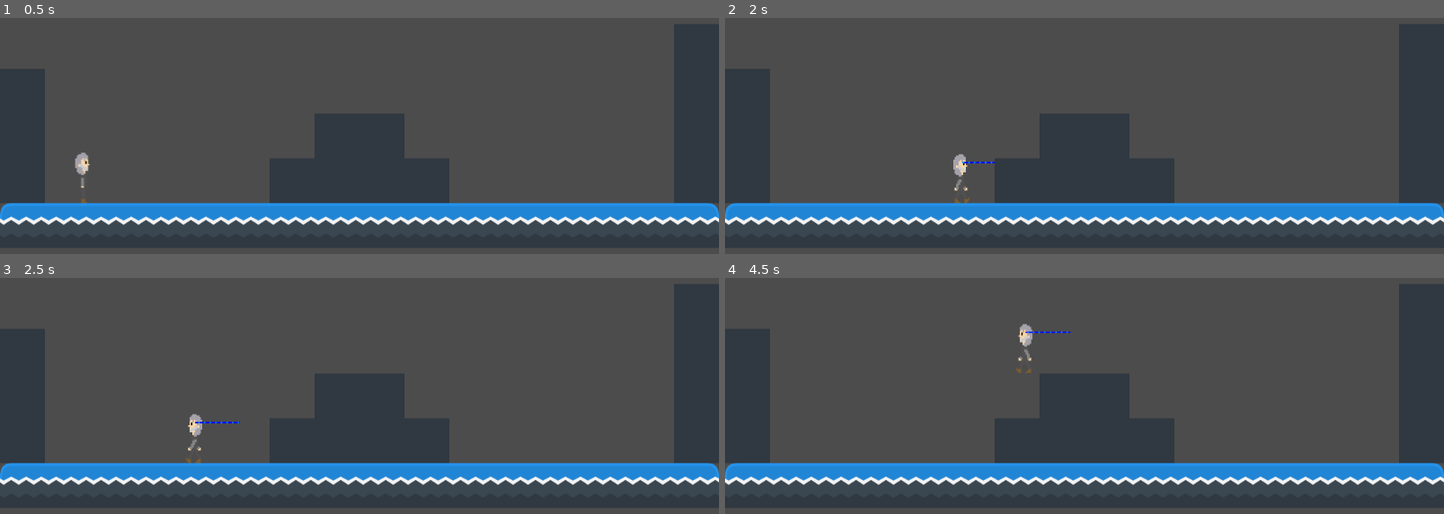
Above: before the commit, frames 1-4 (two rows, left to right).
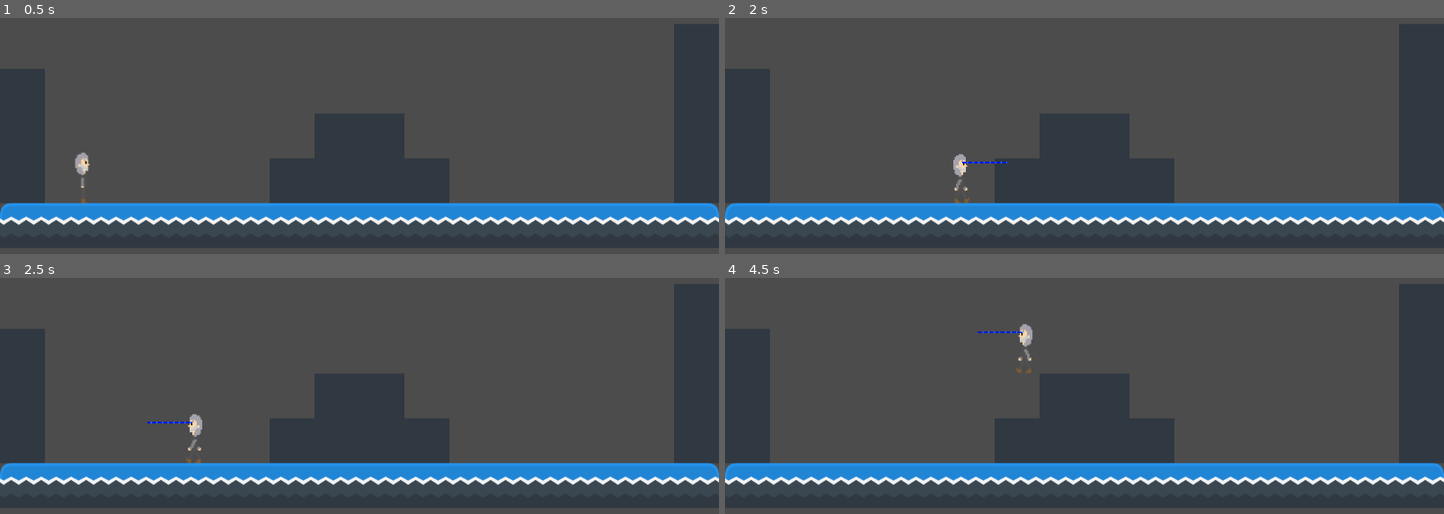
Above: after the commit, the same moments.

Repository: bsu-cs315/P2-djisenberg
Game: Godot game, scene res://World.tscn
Same seed, same stepped clock (60 frames per second), same inputs: the game is played once before the commit and once after it.
Inputs:
- Up to frame 1 (0.5 s): no input
- Up to frame 2 (2 s): hold Shift (laser) 0.53-1.28 s; hold Right (move_right) from 0.53 s (still down); tap Up (move_up) at 0.77, 1.52 s; tap Shift (laser) at 1.35 s
- Up to frame 3 (2.5 s): release Right (move_right) at 2.03 s; hold Left (move_left) from 2.03 s (still down); hold Shift (laser) from 2.03 s (still down)
- Up to frame 4 (4.5 s): release Left (move_left) at 2.78 s; release Shift (laser) at 2.78 s; hold Right (move_right) 2.78-4.28 s; tap Shift (laser) at 2.85, 4.35 s; tap Up (move_up) at 3.02, 3.77 s; hold Shift (laser) 3.53-4.28 s; hold Left (move_left) from 4.28 s (still down)

Frame 1 is identical in both runs. In frame 2, less than 0.1% of the frame differs, in the area x 33-40%, y 60-62%; in frame 3, 0.1%; in frame 4, 0.1%, in the area x 35-49%, y 22-24%.

Commit message:
Made laser turn left and right with player sprite and be visible above tilemap

Diff:
--- a/project/Laser.tscn
+++ b/project/Laser.tscn
@@ -34,12 +34,14 @@
 extents = Vector2( 8, 1 )
 
 [node name="Laser" type="KinematicBody2D" groups=["LaserGroup"]]
+z_index = 1
 collision_layer = 2
 collision_mask = 2
 
 [node name="AnimatedSprite" type="AnimatedSprite" parent="."]
 scale = Vector2( 2, 2 )
 frames = SubResource( 5 )
+frame = 3
 playing = true
 
 [node name="CollisionShape2D" type="CollisionShape2D" parent="."]
--- a/project/Player.gd
+++ b/project/Player.gd
@@ -20,12 +20,12 @@
 		_laserEyes0.move_local_y(-22)
 		_laserEyes1.move_local_x(50)
 		_laserEyes1.move_local_y(-22)
-		add_child(_laserEyes0)
-		add_child(_laserEyes1)
+		_sprite.add_child(_laserEyes0)
+		_sprite.add_child(_laserEyes1)
 	if _laserActive == true:
 		_laserTimer = _laserTimer - delta
 		if _laserTimer <= 0:
-			for node in get_children():
+			for node in _sprite.get_children():
 				for group in node.get_groups():
 					if group == "LaserGroup":
 						node.queue_free()
